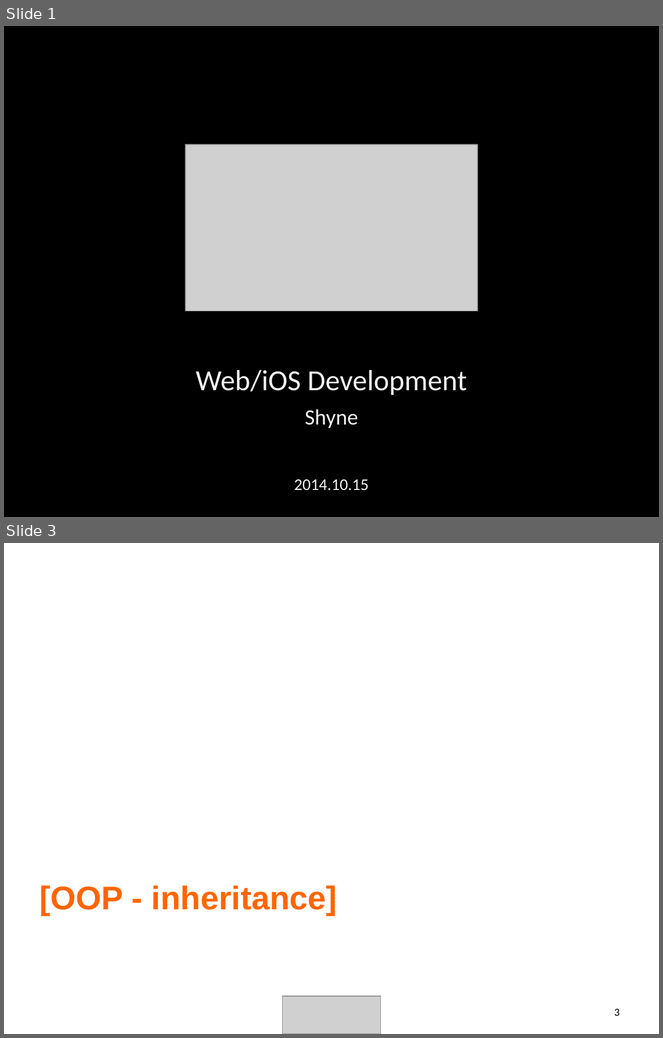
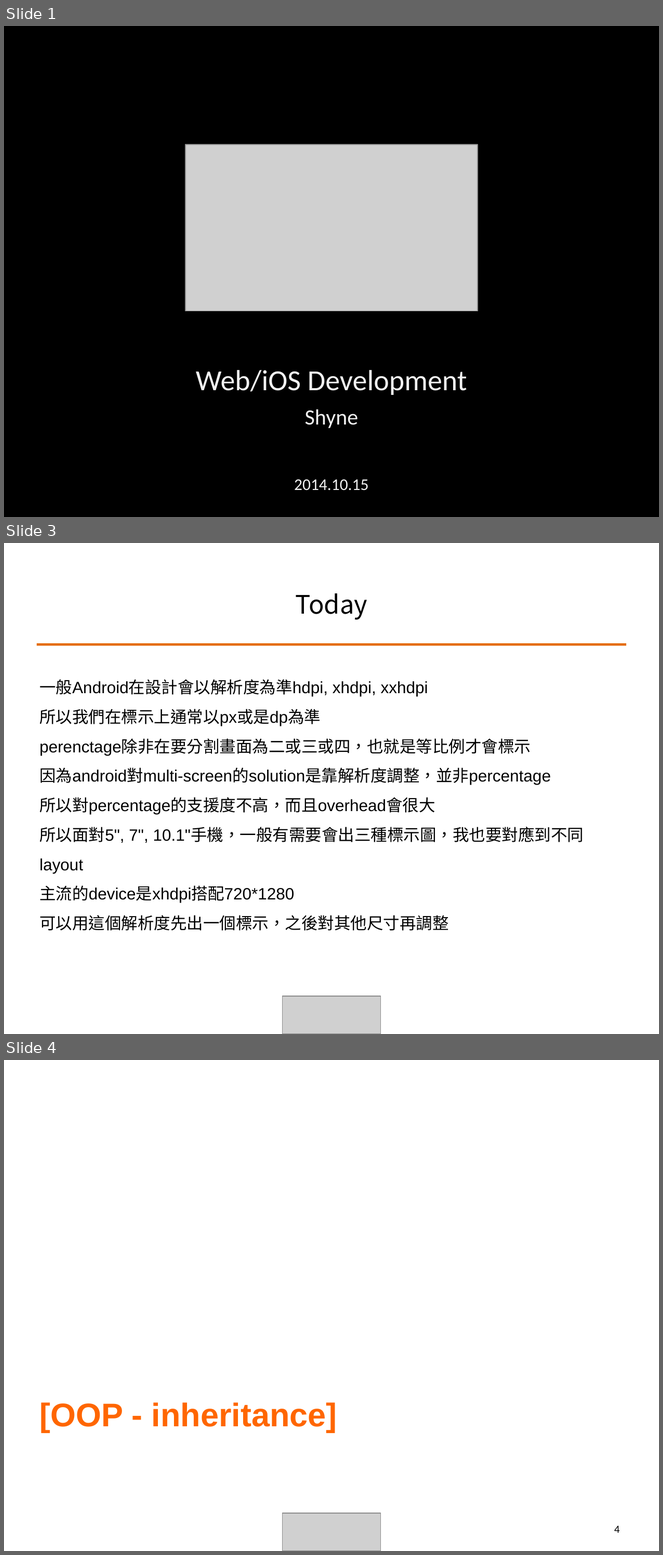
Before and after one commit to ALPHACamp/Camp-3-iOS-Dev, a slide deck: Class presentation/Week2 - Shyne/10-15-2014.ppt. Shown one above the other, each under a label of ours: slides 1 and 3 before the commit, slides 1, 3 and 4 after it; the slides between them are not shown. The pictures are 663x1038 and 663x1555 pixels, drawn with LibreOffice and Linux fonts; fonts in the diff are those of the drawing; grey boxes stand for pictures. Boxes give left, top, right and bottom in pixels: in the first picture for what was removed or moved away, otherwise in the second. Text is boxed around its words. In the diff, an @@ line names an element or a change of style, - is before the commit and + after.

```diff
--- a/Class presentation/Week2 - Shyne/10-15-2014.ppt
+++ b/Class presentation/Week2 - Shyne/10-15-2014.ppt
@@ slide 3 added at box(4, 543, 659, 1034), background #FFFFFF @@
@@ title added at box(296, 593, 368, 620), 28 pt, text #000000 @@
+Today
@@ line added from (37, 644) to (626, 644), #E46C0A 2.49 pt @@
@@ text added at box(39, 679, 584, 931), 18 pt, text #000000 @@
+一般Android在設計會以解析度為準hdpi, xhdpi, xxhdpi
+所以我們在標示上通常以px或是dp為準
+perenctage除非在要分割畫面為二或三或四，也就是等比例才會標示
+因為android對multi-screen的solution是靠解析度調整，並非percentage
+所以對percentage的支援度不高，而且overhead會很大
+所以面對5", 7", 10.1"手機，一般有需要會出三種標示圖，我也要對應到不同layout
+主流的device是xhdpi搭配720*1280
+可以用這個解析度先出一個標示，之後對其他尺寸再調整
@@ picture added at box(283, 996, 380, 1034) @@
@@ what was slide 3 is now slide 4 @@
@@ page number at box(614, 1526, 620, 1533): text changed @@
-3
+4
```
Also in this commit, not shown: 5 slides changed, 1 other file.
